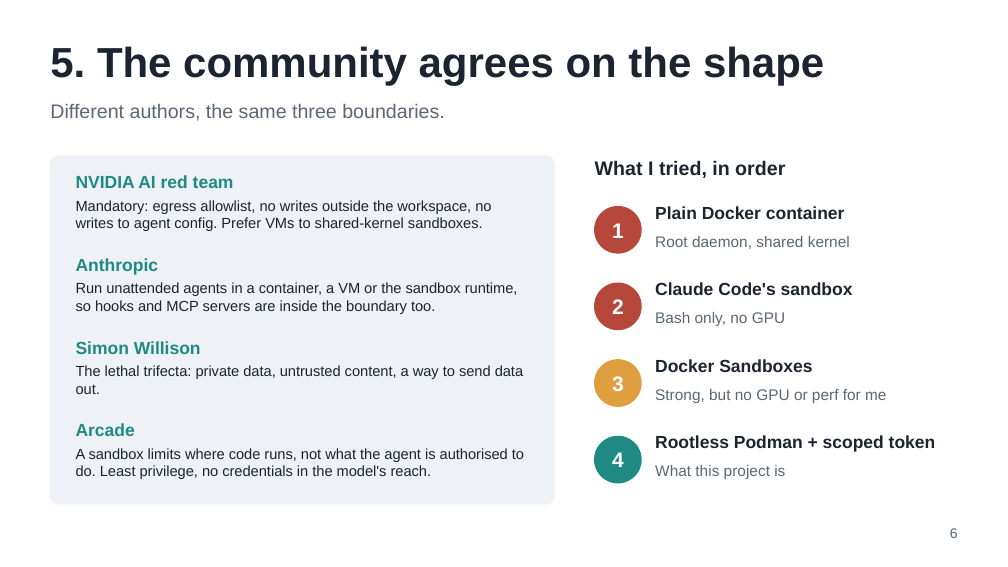
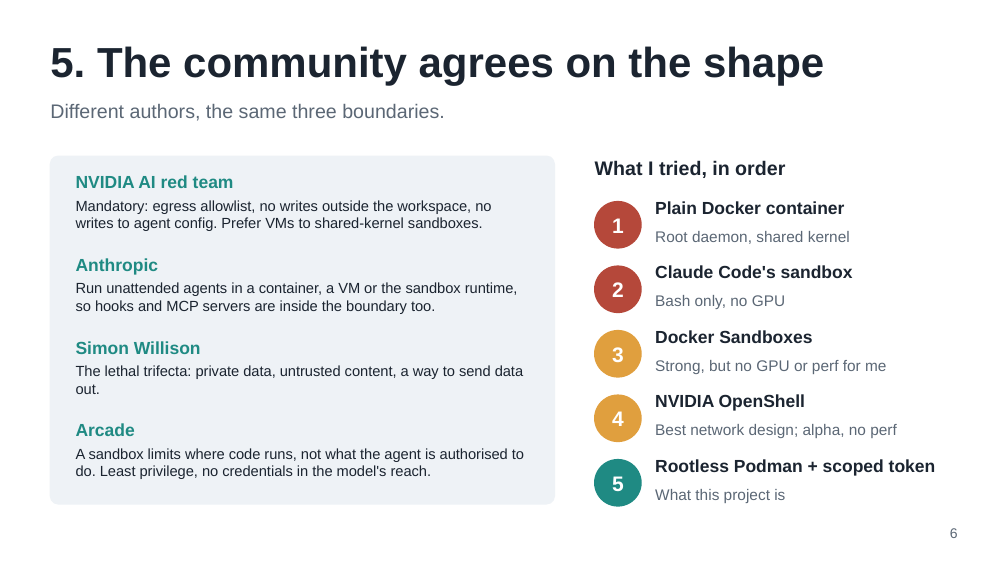
Before and after one commit to corwinjoy/agent-sandbox, a slide deck: slide 6 of slides/agent-sandbox-talk.odp. Drawn at 1008x567 pixels with LibreOffice and Linux fonts; fonts in the diff are those of the drawing. Boxes give left, top, right and bottom in pixels: in the first picture for what was removed or moved away, otherwise in the second. Text is boxed around its words. In the diff, an @@ line names an element or a change of style, - is before the commit and + after.

```diff
--- a/slides/agent-sandbox-talk.odp
+++ b/slides/agent-sandbox-talk.odp
@@ 3 texts, 1 ellipse: place and size @@
-3 texts, 1 ellipse at bbox=[595, 206, 850, 253]
+3 texts, 1 ellipse at bbox=[595, 201, 850, 248]
@@ 3 texts, 1 ellipse: place and size @@
-3 texts, 1 ellipse at bbox=[595, 282, 853, 330]
+3 texts, 1 ellipse at bbox=[595, 265, 853, 312]
@@ 3 texts, 1 ellipse: place and size @@
-3 texts, 1 ellipse at bbox=[595, 359, 886, 406]
+3 texts, 1 ellipse at bbox=[595, 330, 886, 377]
@@ text "4": place and size @@
-text "4" at bbox=[612, 452, 624, 467]
+text "4" at bbox=[612, 411, 624, 426]
@@ ellipse: place and size @@
-ellipse at bbox=[595, 436, 641, 483]
+ellipse at bbox=[595, 395, 641, 442]
@@ ellipse at bbox=[595, 395, 641, 442]: fill #1F8A83 to #E09F3E; outline #1F8A83 0.99 pt to #E09F3E 0.99 pt @@
@@ text added at bbox=[655, 394, 805, 411], 12.5 pt, text #1B2430, bold @@
+NVIDIA OpenShell
@@ text added at bbox=[655, 424, 897, 438], 11 pt, text #5B6775 @@
+Best network design; alpha, no perf
@@ ellipse added at bbox=[595, 460, 641, 506], fill #1F8A83, outline #1F8A83 0.99 pt @@
@@ text added at bbox=[612, 476, 624, 491], 15 pt, text #FFFFFF, bold @@
+5
@@ text "Rootless Podman + scoped token": place and size @@
-text "Rootless Podman + scoped token" at bbox=[655, 435, 936, 452]
+text "Rootless Podman + scoped token" at bbox=[655, 459, 936, 476]
@@ text "What this project is": place and size @@
-text "What this project is" at bbox=[655, 465, 785, 479]
+text "What this project is" at bbox=[655, 489, 785, 503]
```
Also in this commit, not shown: 6 other slides changed, 1 slide added, 21 other files.
